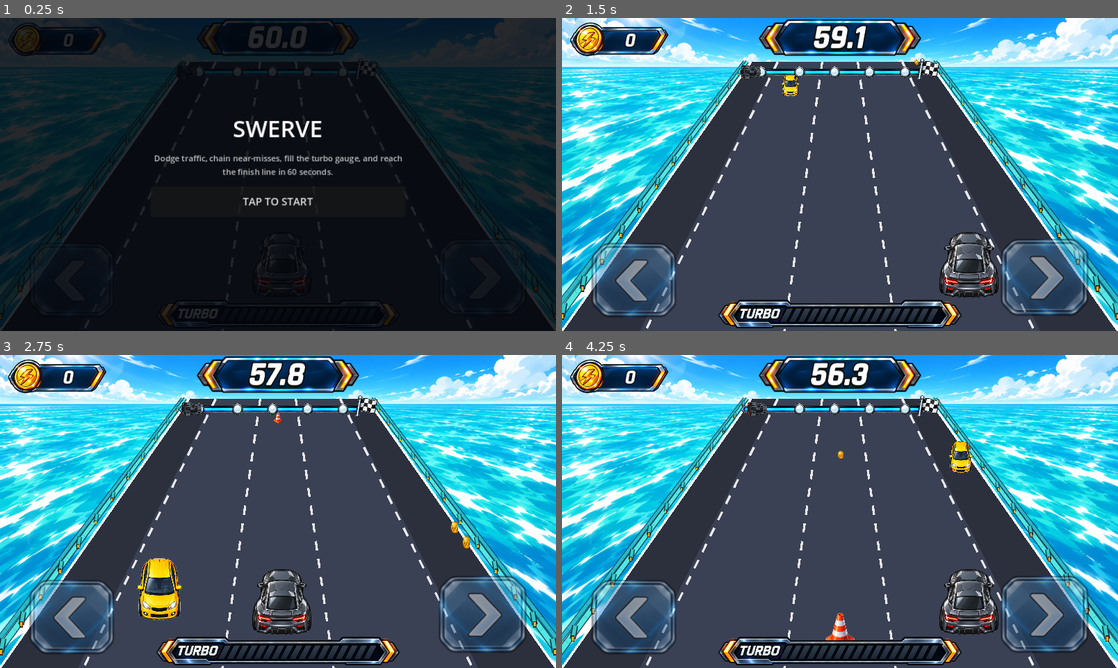
Above: before the commit, frames 1-4 (two rows, left to right).
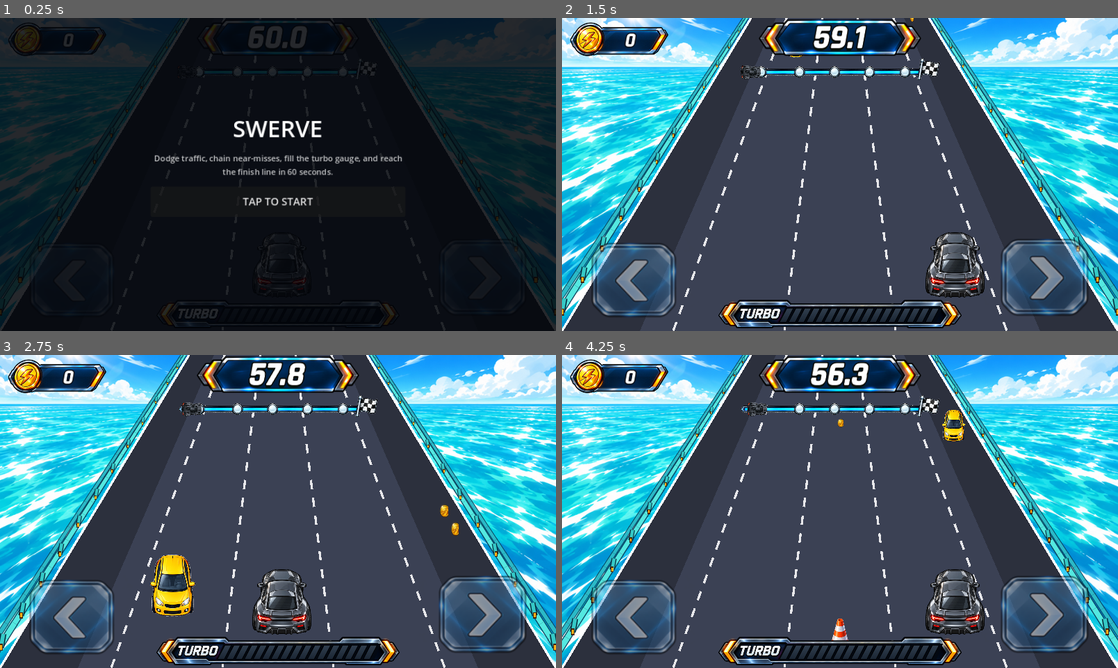
Above: after the commit, the same moments.

Repository: kjs8806/swerve
Game: Godot game, scene res://scenes/Main.tscn
Two runs of this game, one before a commit and one after it. Both use one fixed random seed, a clock stepped at 60 frames per second and the inputs below.
Inputs:
- Up to frame 1 (0.25 s): no input
- Up to frame 2 (1.5 s): click "TAP TO START" at 0.5 s; tap Enter at 1.25, 1.35 s; hold Right from 1.28 s (still down)
- Up to frame 3 (2.75 s): tap Space at 1.52, 2.27 s; release Right at 2.03 s; hold Left from 2.03 s (still down); tap Enter at 2.1 s
- Up to frame 4 (4.25 s): release Left at 2.78 s; hold Right from 2.78 s (still down); tap Enter at 2.85, 3.6 s; tap Space at 3.77 s

The runs differ from the first frame. In frame 1, 4.3% of the frame differs, in the area x 0-100%, y 0-100%; in frame 2, 15%; in frame 3, 15%; in frame 4, 15%.

Commit message:
Equalize five-lane road perspective

Diff:
--- a/godot/scripts/Race.gd
+++ b/godot/scripts/Race.gd
@@ -9,8 +9,9 @@
 const ComboCalloutConfig := preload("res://scripts/ComboCalloutConfig.gd")
 
 const LANES := 5
-const LANE_EDGES: Array[float] = [-1.0, -0.70, -0.20, 0.20, 0.70, 1.0]
-const LANE_CENTERS: Array[float] = [-0.85, -0.45, 0.0, 0.45, 0.85]
+# Five equal lanes: each occupies exactly 20% of the road width at every depth.
+const LANE_EDGES: Array[float] = [-1.0, -0.60, -0.20, 0.20, 0.60, 1.0]
+const LANE_CENTERS: Array[float] = [-0.80, -0.40, 0.0, 0.40, 0.80]
 const RACE_TIME := 60.0
 const FINISH_DISTANCE := 13000.0
 const ROAD_LENGTH := 260.0
@@ -252,7 +253,8 @@
 	return get_viewport_rect().size.y
 
 func horizon_y() -> float:
-	return get_h() * 0.14
+	# Extend the road and its perspective geometry to the top edge.
+	return 0.0
 
 func player_row_y() -> float:
 	return get_h() * 0.80
